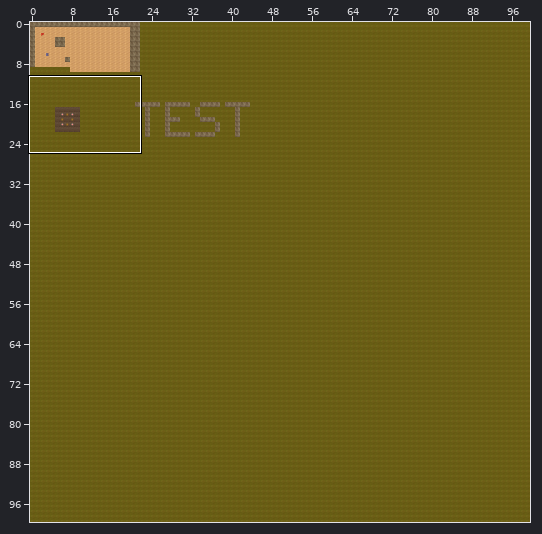
A Tiled map gets an edit: Tiled_Resources/Test.tmx. Above: a wide view before the commit, with the close-up outlined.
Close-up. Before the commit:
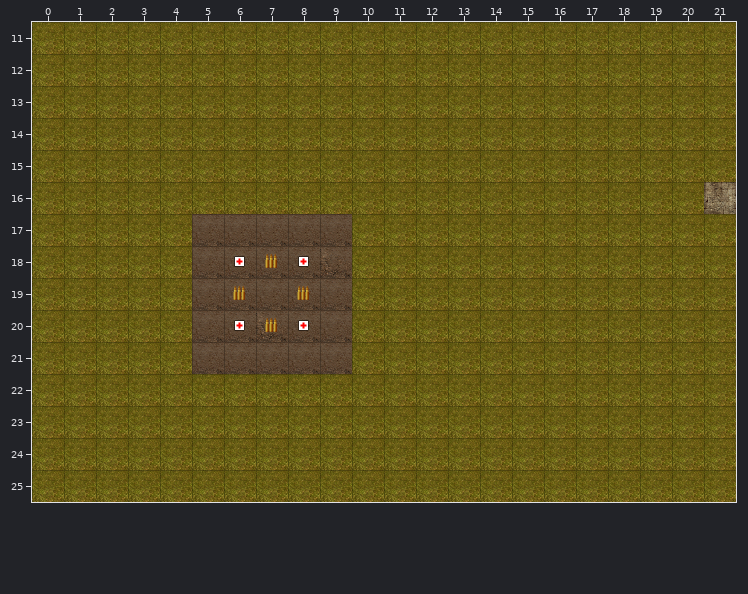
Cells are 64x64 px. Shown: x 0..21, y 11..25. The commit also changed other parts of the map, which this record leaves out.
Once edited:
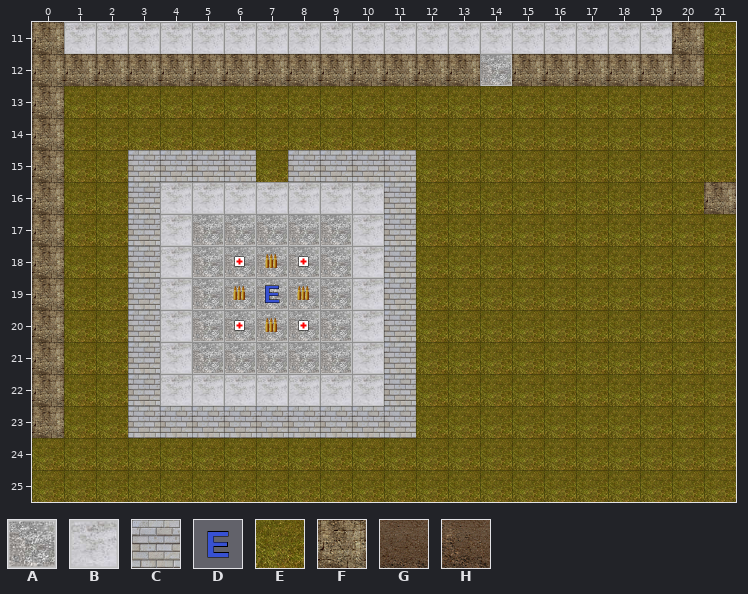
Key: from "Floors": A 5 "Floor_Metal_Plate_0", B 6 "Floor_Metal_Plate_1", C 8 "Wall_White_Bricks_0"; from "Objects": D 3 "Enemy_Spawner"; from "Tiles": E 1 "Grass", F 2 "Wall_Stone_1", G 3 "Dirt_1", H 4 "Dirt_2".
_ is an empty cell.
Tiles replaced or removed in this view: E, G, H.
The author wrote: Added scene tileset, expanded test level.
Diff:
Changed rows in their new state; . is an unchanged cell.
Layer "Scene":
first column x 0:
11 FBBBBBBBBBBBBBBBBBBBF
12 FFFFFFFFFFFFFFAFFFFFF
13 F....................
14 F....................
15 F..CCCC.CCCC.........
16 F..CBBBBBBBC.........
17 F..CBAAAAABC.........
18 F..CBAAAAABC.........
19 F..CBAAAAABC.........
20 F..CBAAAAABC.........
21 F..CBAAAAABC.........
22 F..CBBBBBBBC.........
23 F..CCCCCCCCC.........
Layer "Objects":
first column x 7:
19 D
Changed places in both close-ups, as pixel boxes (x1, y1, x2, y2):
changed: (32, 22, 704, 438)
